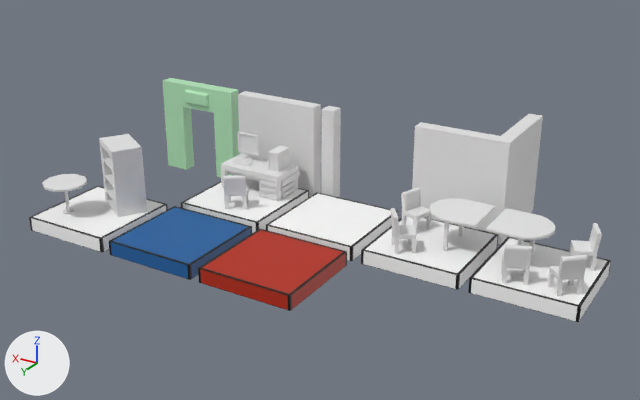
An edit to the glTF model mesh/tiles.gltf, drawn before and after from the same camera.
The view is the same before and after, from a 50 mm lens placed at (-8.35, 16.65, 7.71), pointed at (0.16, 2.46, 0.61). Lighting does not change. The marker at lower left points along +X, +Y and +Z. Where no turn or scale is listed for an object, it has been applied to the vertices. Vertices at the same position are counted once.

Names of what the first picture shows: 'tile_armoire', 'tile_desk', 'tile_exit', 'tile_fire', 'tile_floor', 'tile_table_1', 'tile_table_2', 'tile_wall', 'tile_wall_angle', 'tile_wall_corner', 'tile_water'.
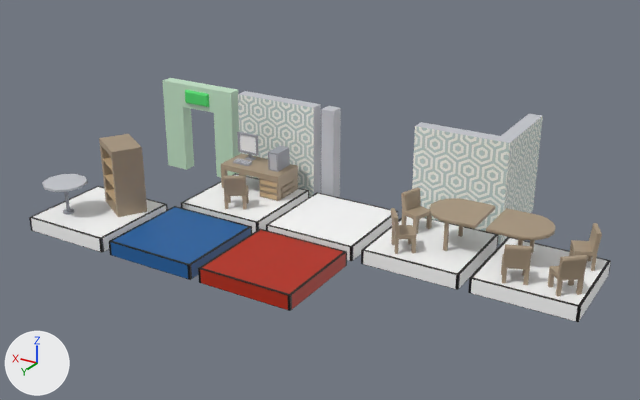
Where the newer file only moved an object's origin or applied its transform, the numbers keep the older frame.

Where the change shows, as pixel boxes [x1, y1, x2, y2] in the pictures (640 x 400 px; the box of a moved part takes in the faces that stretch with it):
part 1 of me_id34_001, moved or reshaped: [412, 114, 543, 238] in both
part 2 of me_id34_001, recoloured (white to grey): [416, 122, 500, 140] in both
part 3 of me_id34_001, recoloured: [488, 139, 515, 244] in both
part 4 of me_id79_001, moved or reshaped: [162, 81, 237, 178] in both
part 5 of me_id79_001, recoloured (green to grey): [163, 78, 240, 169] in both
part 6 of me_id79_001, recoloured: [185, 92, 207, 106] in both
part 7 of me_id88_001, cut back: before [227, 171, 300, 186]
part 8 of me_id88_001, recoloured: [233, 132, 290, 172] in both
part 9 of me_id88_001, recoloured (grey to brown): [223, 154, 298, 209] in both
part 10 of me_id97_001, moved or reshaped: [388, 188, 498, 257] in both
part 11 of me_id97_001, recoloured (white to beige): [391, 187, 495, 254] in both
part 12 of me_id106_001, moved or reshaped: [486, 208, 602, 301] in both
part 13 of me_id106_001, recoloured (white to beige): [487, 217, 602, 297] in both
part 14 of me_id115_001, moved or reshaped: [29, 139, 166, 252] in both
part 15 of me_id115_001, recoloured (white to grey): [42, 174, 88, 192] in both
part 16 of me_id115_001, recoloured: [63, 192, 74, 215] in both
part 17 of me_id115_001, recoloured (grey to brown): [99, 134, 147, 217] in both

Edits to the bpy script that builds the scene:
```text
Add mat_floor_water_008:
    mat_floor_water_008 = principled_material('floor_water.008')
    mat_floor_water_008.base_color = (0.4, 0.309, 0.212)  # beige #aa977f
Add mat_floor_water_006:
    mat_floor_water_006 = principled_material('floor_water.006')
    mat_floor_water_006.base_color = (0.34, 0.355, 0.4)  # grey #9ea1aa
Add mat_mat_005:
    mat_mat_005 = principled_material('Mat.005')
    mat_mat_005.base_color = (0.568, 0.8, 0.595)  # white #c7e7cb
Add mat_mat_006:
    mat_mat_006 = principled_material('Mat.006')
    mat_mat_006.base_color = (0.0876, 0.73, 0.163)  # green #54de70
Add mat_mat_004:
    mat_mat_004 = principled_material('Mat.004')
    mat_mat_004.texture = img_papier_peint_1
Change me_id34_001:
    where me_id34_001.from_pydata(...)  # 16 vertices, 28 faces; spans x -1.0..1.0, y -1.0..1.0, z -0.15..2.0
    me_id34_001 part 1
    16 faces are deleted
    4 new faces join them, mat_defaut_001 (white #e7e7e7)
    6 new faces join them, mat_floor_water_005 (light grey #c9cbd1)
    6 new faces join them, mat_mat_004 (picture img_papier_peint_1)
    me_id34_001 part 2: 4 faces spanning x -0.7..1.0, y 0.7..1.0, z -0.15..2.0 switch from mat_defaut_001 (white #e7e7e7) to mat_floor_water_005 (light grey #c9cbd1)
    me_id34_001 part 3: 6 faces spanning x -1.0..1.0, y 0.7..1.0, z -0.15..2.0 switch from mat_defaut_001 (white #e7e7e7) to mat_mat_004 (picture img_papier_peint_1)
Change me_id79_001:
    where me_id79_001.from_pydata(...)  # 32 vertices, 60 faces; spans x -1.0..1.0, y 0.7..1.06, z -0.15..2.0
    me_id79_001 part 4
    28 faces are deleted
    20 new faces join them, mat_mat_005 (white #c7e7cb)
    8 new faces join them, mat_mat_006 (green #54de70)
    me_id79_001 part 5: 30 faces spanning x -1.0..1.0, y 0.7..1.0, z -0.15..2.0 switch from mat_mat_001 (green #b4e7bb) to mat_mat_005 (white #c7e7cb)
    me_id79_001 part 6: 2 faces spanning x -0.34..0.28, y 1.06, z 1.6..1.85 switch from mat_mat_001 (green #b4e7bb) to mat_mat_006 (green #54de70)
Change me_id88_001:
    remove me_id88_001.from_pydata(...)  # 508 vertices, 988 faces; spans x -1.0..1.0, y -1.0..1.0, z -0.15..1.33
    add me_id88_001.from_pydata(...)  # 500 vertices, 976 faces; spans x -1.0..1.0, y -1.0..1.0, z -0.15..1.33
    me_id88_001 part 7: 1 vertex moved within x 0.76, y -0.24, z 0.59; 8 vertices removed from x -0.81..0.76, y -0.93..-0.24, z 0.47..0.59
    me_id88_001 part 8: 228 faces spanning x -0.58..0.64, y -0.86..-0.34, z 0.69..1.33 switch from mat_mat_002 (white #e7e7e7) to mat_floor_water_006 (grey #9ea1aa)
    me_id88_001 part 9: 214 faces spanning x -0.78..0.76, y -0.93..0.81, z 0.11..0.9 switch from mat_mat_002 (white #e7e7e7) to mat_floor_water_008 (beige #aa977f)
    add me_id88_001.materials.append(mat_floor_water_005)  # light grey #c9cbd1
    add me_id88_001.materials.append(mat_floor_water_007)  # beige #caae87
Change me_id97_001:
    where me_id97_001.from_pydata(...)  # 212 vertices, 400 faces; spans x -1.0..1.0, y -1.0..1.0, z -0.15..0.9
    me_id97_001 part 10
    156 faces are deleted
    8 new faces join them, mat_floor_base_001 (picture img_tile_grid)
    148 new faces join them, mat_floor_water_008 (beige #aa977f)
    me_id97_001 part 11: 240 faces spanning x -0.99..0.82, y -0.73..0.85, z 0.11..0.9 switch from mat_mat_002 (white #e7e7e7) to mat_floor_water_008 (beige #aa977f)
Change me_id106_001:
    where me_id106_001.from_pydata(...)  # 288 vertices, 548 faces; spans x -1.0..1.0, y -1.0..1.0, z -0.15..0.9
    me_id106_001 part 12
    210 faces are deleted
    8 new faces join them, mat_floor_base_001 (picture img_tile_grid)
    202 new faces join them, mat_floor_water_008 (beige #aa977f)
    me_id106_001 part 13: 334 faces spanning x -0.92..1.0, y -0.85..0.92, z 0.11..0.9 switch from mat_mat_002 (white #e7e7e7) to mat_floor_water_008 (beige #aa977f)
Change me_id115_001:
    where me_id115_001.from_pydata(...)  # 162 vertices, 304 faces; spans x -1.0..1.0, y -1.0..1.0, z -0.15..1.58
    me_id115_001 part 14
    126 faces are deleted
    8 new faces join them, mat_floor_base_001 (picture img_tile_grid)
    4 new faces join them, mat_floor_water_005 (light grey #c9cbd1)
    8 new faces join them, mat_floor_water_006 (grey #9ea1aa)
    94 new faces join them, mat_floor_water_008 (beige #aa977f)
    12 new faces join them, mat_floor_water_007 (beige #caae87)
    me_id115_001 part 15: 36 faces spanning x 0.02..0.94, y -0.03..0.84, z 0.8..0.84 switch from mat_defaut_001 (white #e7e7e7) to mat_floor_water_005 (light grey #c9cbd1)
    me_id115_001 part 16: 72 faces spanning x 0.36..0.6, y 0.29..0.51, z 0.1..0.81 switch from mat_defaut_001 (white #e7e7e7) to mat_floor_water_006 (grey #9ea1aa)
    me_id115_001 part 17: 58 faces spanning x -0.9..0.24, y -0.97..0.06, z 0.1..1.58 switch from mat_defaut_001 (white #e7e7e7) to mat_floor_water_008 (beige #aa977f)
    add me_id115_001.materials.append(mat_floor_water_007)  # beige #caae87
```
